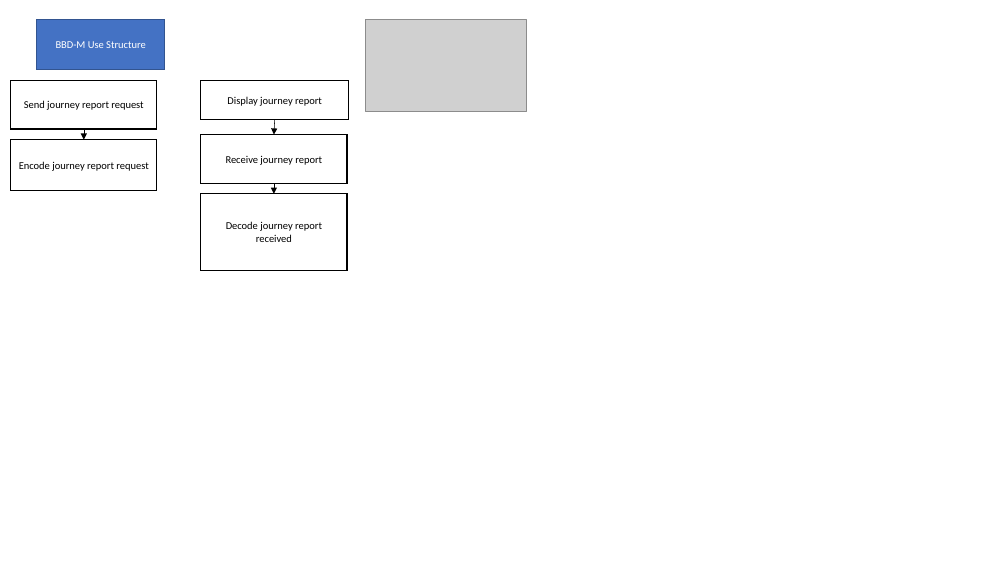
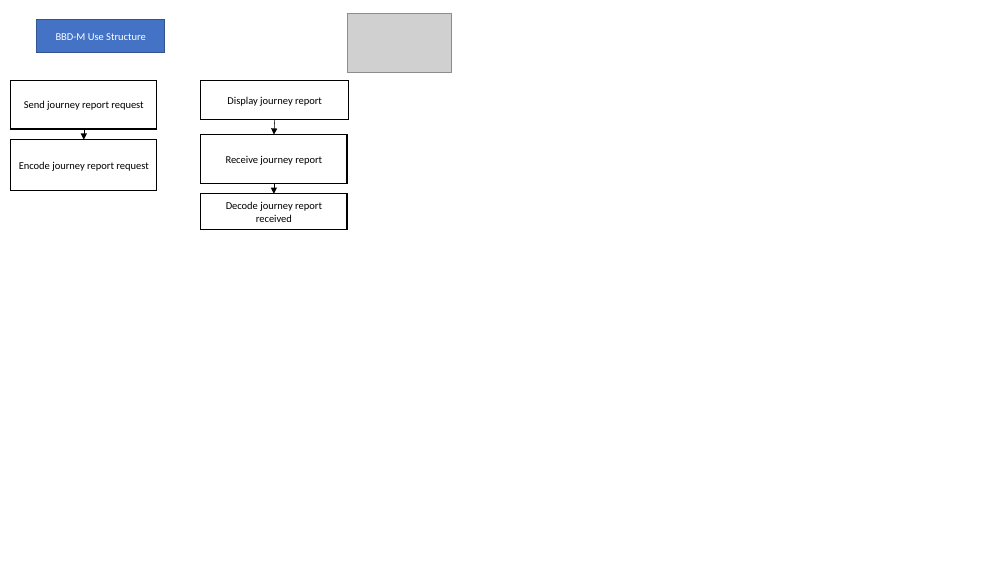
Before and after one commit to st970703/Software_Architecture_Report, a slide deck: slide 4 of Big Brother Driver Diagrams.pptx. Drawn at 1008x567 pixels with LibreOffice and Linux fonts; fonts in the diff are those of the drawing; grey boxes stand for pictures. Boxes give left, top, right and bottom in pixels: in the first picture for what was removed or moved away, otherwise in the second. Text is boxed around its words. In the diff, an @@ line names an element or a change of style, - is before the commit and + after.

```diff
--- a/Big Brother Driver Diagrams.pptx
+++ b/Big Brother Driver Diagrams.pptx
@@ rectangle "BBD-M Use Structure": place and size @@
-rectangle "BBD-M Use Structure" at [37, 20, 164, 70]
+rectangle "BBD-M Use Structure" at [37, 20, 164, 53]
@@ picture: place and size @@
-picture at [366, 20, 527, 112]
+picture at [347, 14, 451, 73]
@@ rectangle "Decode journey report received": place and size @@
-rectangle "Decode journey report received" at [201, 194, 347, 270]
+rectangle "Decode journey report received" at [201, 194, 347, 229]
```
Also in this commit, not shown: 11 other slides changed, 2 other files.
